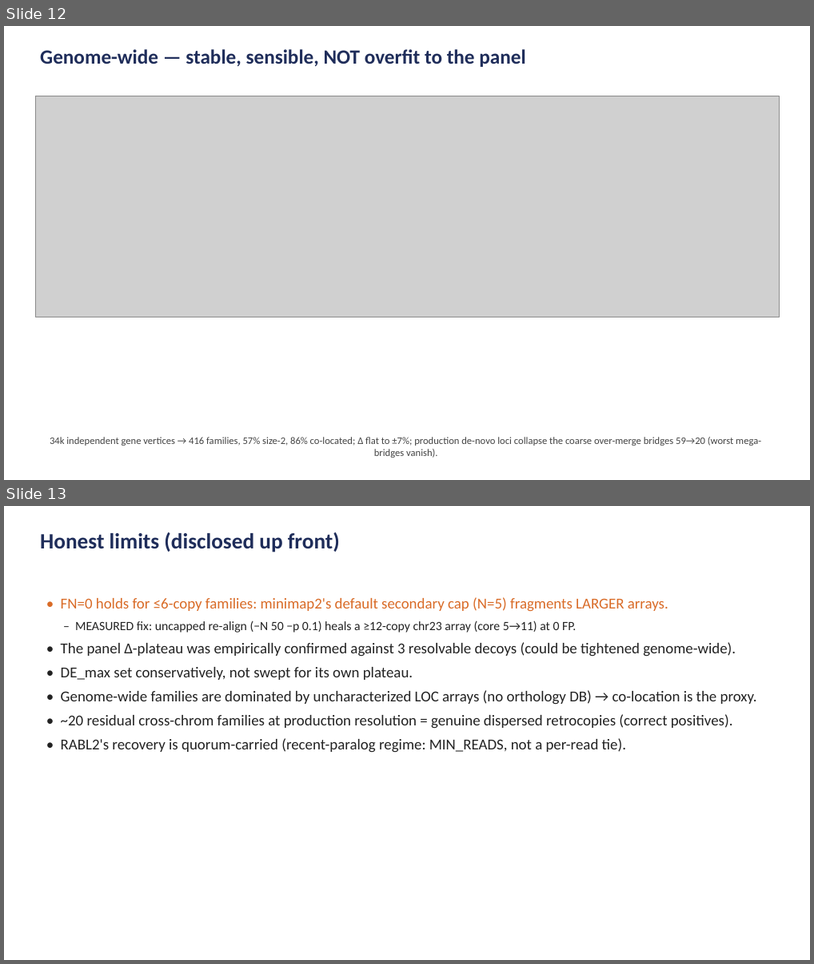
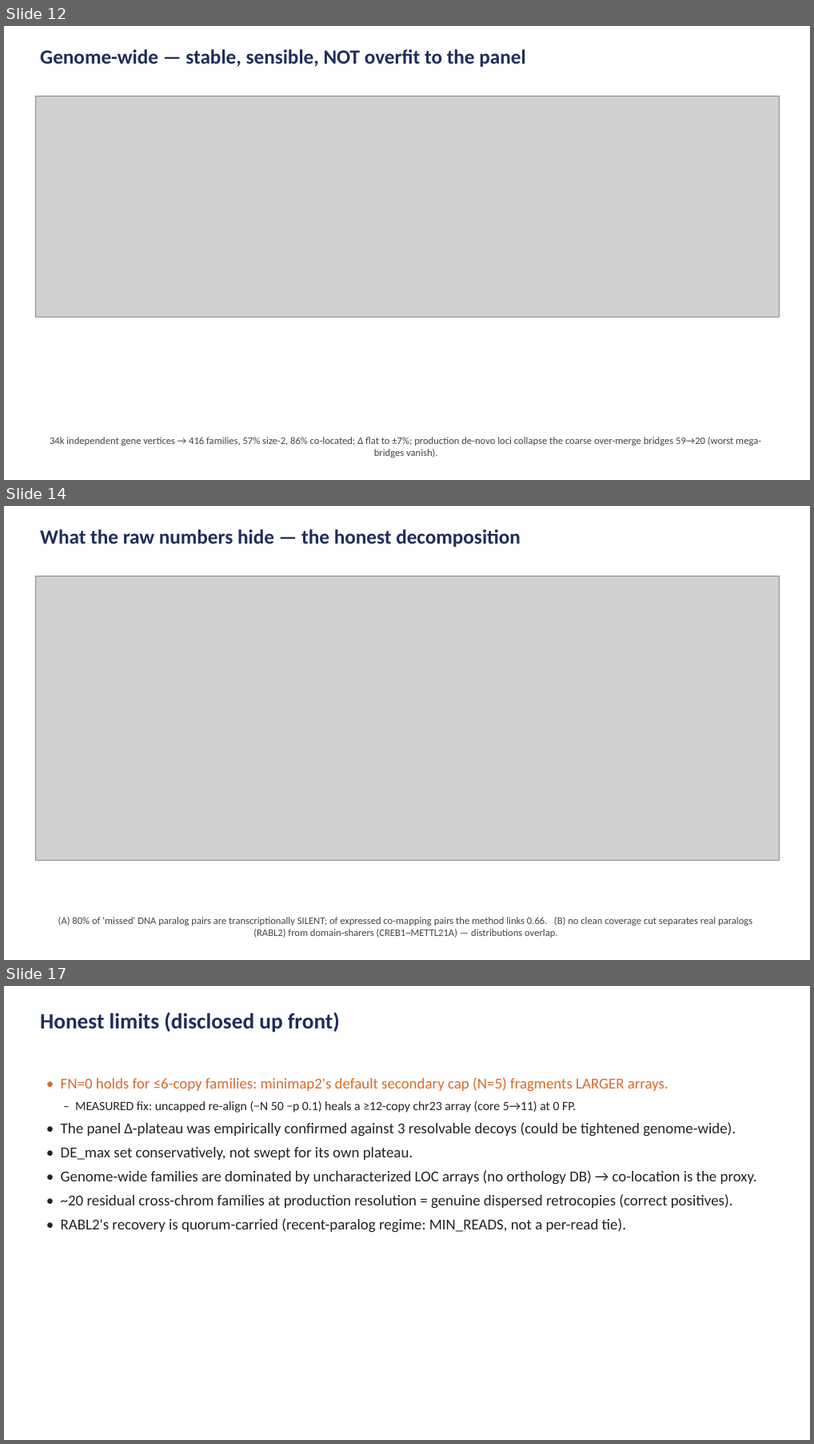
Before and after one commit to juanfraitu1/Rustle, a slide deck: bench/family_definition_slides.pptx. Shown one above the other, each under a label of ours: slides 12 and 13 before the commit, slides 12, 14 and 17 after it; the slides between them are not shown. The pictures are 814x964 and 814x1444 pixels, drawn with LibreOffice and Linux fonts; fonts in the diff are those of the drawing; grey boxes stand for pictures. Boxes give left, top, right and bottom in pixels: in the first picture for what was removed or moved away, otherwise in the second. Text is boxed around its words. In the diff, an @@ line names an element or a change of style, - is before the commit and + after.

```diff
--- a/bench/family_definition_slides.pptx
+++ b/bench/family_definition_slides.pptx
@@ slide 14 added at box(4, 506, 810, 960), background #FFFFFF @@
@@ text added at box(40, 529, 521, 547), 24 pt, text #1F2D5A, bold @@
+What the raw numbers hide — the honest decomposition
@@ picture added at box(35, 576, 779, 860) @@
@@ text added at box(58, 916, 753, 937), 12 pt, text #444444 @@
+(A) 80% of 'missed' DNA paralog pairs are transcriptionally SILENT; of expressed co-mapping pairs the method links 0.66. (B) no clean coverage cut separates real paralogs (RABL2) from domain-sharers (CREB1~METTL21A) — distributions overlap.
@@ what was slide 13 is now slide 17 @@
```
Also in this commit, not shown: 3 other slides added, 8 other files.
